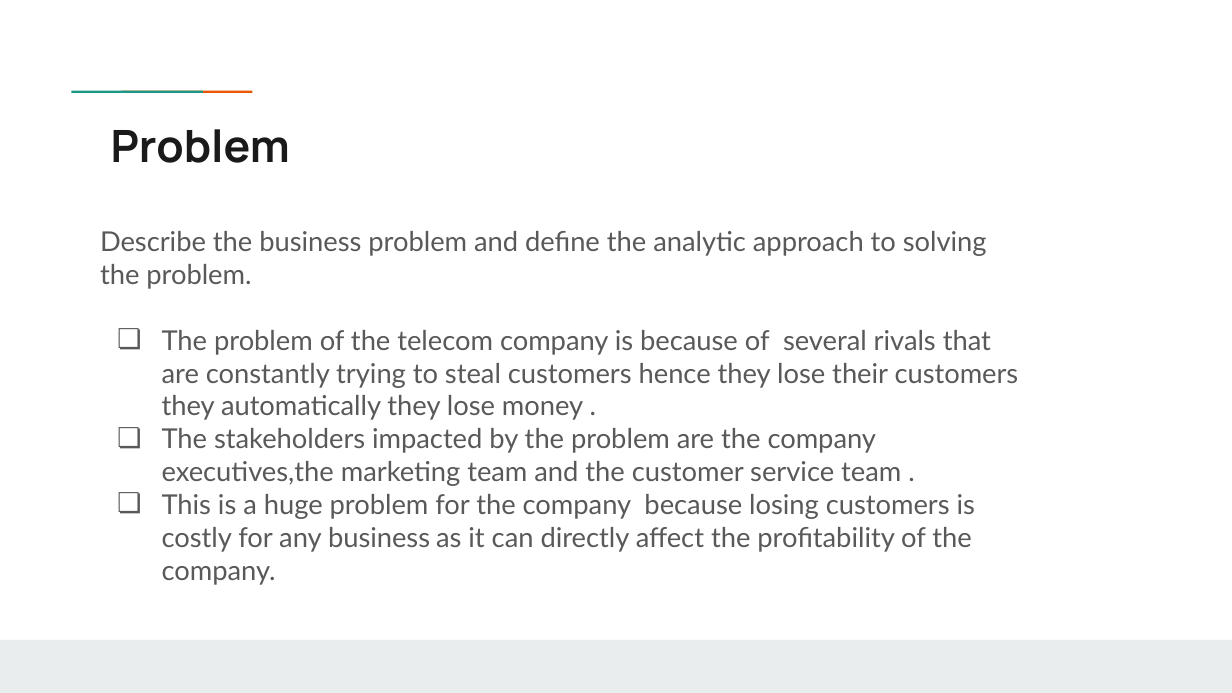
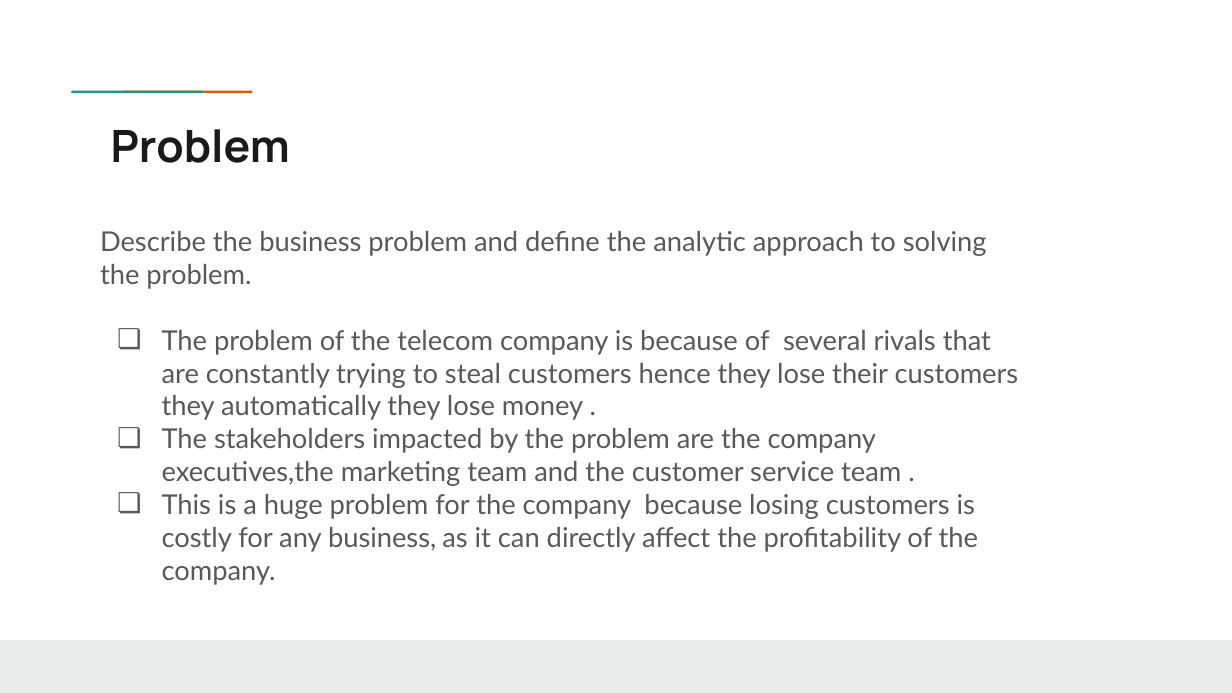
Before and after one commit to Chvava11/Bi_project_customer_churn, a slide deck: slide 2 of Result/Vanessa’s project .pptx. Drawn at 1232x693 pixels with LibreOffice and Linux fonts; fonts in the diff are those of the drawing; background and template pictures are left out. Boxes give left, top, right and bottom in pixels: in the first picture for what was removed or moved away, otherwise in the second. Text is boxed around its words. In the diff, an @@ line names an element or a change of style, - is before the commit and + after.

```diff
--- a/Result/Vanessa’s project .pptx
+++ b/Result/Vanessa’s project .pptx
@@ text at (162,494,978,585): text changed @@
-❏ This is a huge problem for the company because losing customers is costly for any business as it can directly affect the profitability of the company.
+❏ This is a huge problem for the company because losing customers is costly for any business, as it can directly affect the profitability of the company.
```
Also in this commit, not shown: 1 slide added, 1 slide removed, 1 other file.
